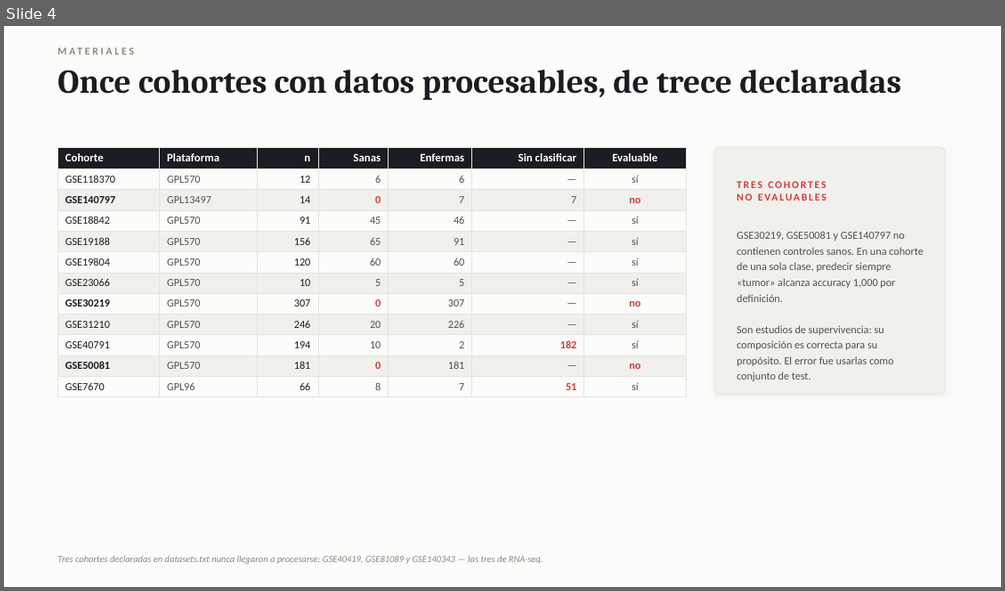
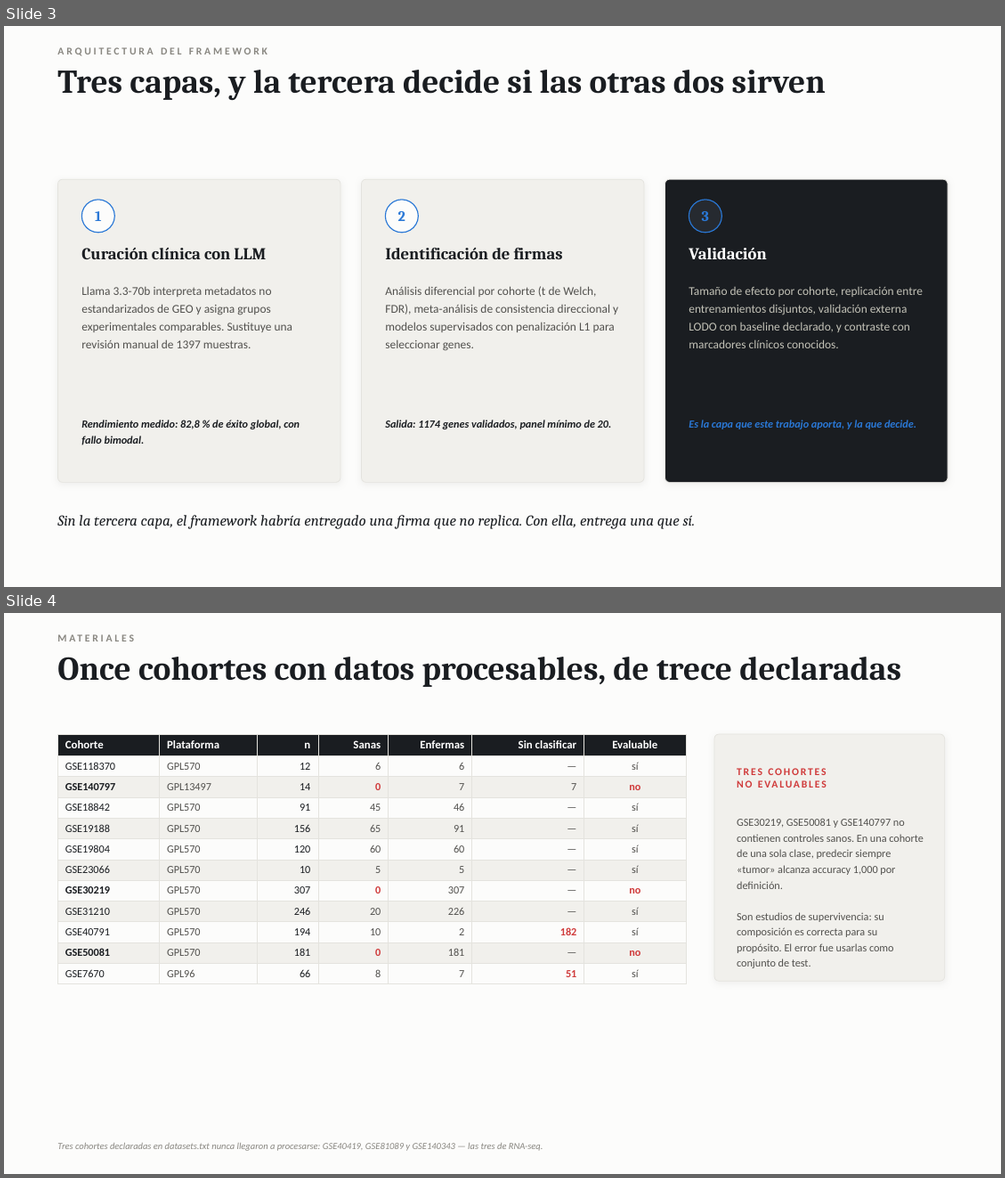
Before and after one commit to danitapiadiez-gif/TFM-Bioinformatica, a slide deck: DEFENSA_TFM.pptx. Shown one above the other, each under a label of ours: slide 4 before the commit, slides 3 and 4 after it. The pictures are 1005x591 and 1005x1178 pixels, drawn with LibreOffice and Linux fonts; fonts in the diff are those of the drawing. Boxes give left, top, right and bottom in pixels: in the first picture for what was removed or moved away, otherwise in the second. Text is boxed around its words. In the diff, an @@ line names an element or a change of style, - is before the commit and + after.

```diff
--- a/DEFENSA_TFM.pptx
+++ b/DEFENSA_TFM.pptx
@@ slide 3 added at [4,26,1001,587], background #FCFCFB @@
@@ text added at [57,47,267,56], 10 pt, text #898781, bold @@
+ARQUITECTURA DEL FRAMEWORK
@@ text added at [57,70,825,101], 32 pt, text #1A1D21, bold @@
+Tres capas, y la tercera decide si las otras dos sirven
@@ rounded rectangle added at [57,179,340,483], fill #F1F0EC, outline #E4E3DE 0.6 pt @@
@@ rounded rectangle added at [362,179,644,483], fill #F1F0EC, outline #E4E3DE 0.6 pt @@
@@ rounded rectangle added at [665,179,947,483], fill #1A1D21, outline #E4E3DE 0.6 pt @@
@@ ellipse added at [81,200,114,232], fill #FCFCFB, outline #2A78D6 1 pt @@
@@ text added at [95,211,101,221], 14 pt, text #2A78D6, bold @@
+1
@@ ellipse added at [386,200,418,232], fill #FCFCFB, outline #2A78D6 1 pt @@
@@ text added at [398,211,405,221], 14 pt, text #2A78D6, bold @@
+2
@@ ellipse added at [689,200,722,232], fill #262A30, outline #2A78D6 1 pt @@
@@ text added at [702,211,709,221], 14 pt, text #2A78D6, bold @@
+3
@@ text added at [81,248,266,259], 16 pt, text #1A1D21, bold @@
+Curación clínica con LLM
@@ text added at [385,248,563,259], 16 pt, text #1A1D21, bold @@
+Identificación de firmas
@@ text added at [688,248,766,259], 16 pt, text #FFFFFF, bold @@
+Validación
@@ text added at [81,286,293,348], 11.5 pt, text #52514E @@
+Llama 3.3-70b interpreta metadatos no estandarizados de GEO y asigna grupos experimentales comparables. Sustituye una revisión manual de 1397 muestras.
@@ text added at [385,286,618,351], 11.5 pt, text #52514E @@
+Análisis diferencial por cohorte (t de Welch, FDR), meta-análisis de consistencia direccional y modelos supervisados con penalización L1 para seleccionar genes.
@@ text added at [688,286,922,348], 11.5 pt, text #C3C2B7 @@
+Tamaño de efecto por cohorte, replicación entre entrenamientos disjuntos, validación externa LODO con baseline declarado, y contraste con marcadores clínicos conocidos.
@@ text added at [81,419,299,445], 10.5 pt, text #1A1D21, bold, italic @@
+Rendimiento medido: 82,8 % de éxito global, con fallo bimodal.
@@ text added at [385,419,612,429], 10.5 pt, text #1A1D21, bold, italic @@
+Salida: 1174 genes validados, panel mínimo de 20.
@@ text added at [688,419,916,429], 10.5 pt, text #2A78D6, bold, italic @@
+Es la capa que este trabajo aporta, y la que decide.
@@ text added at [57,515,696,529], 14.5 pt, text #1A1D21, italic @@
+Sin la tercera capa, el framework habría entregado una firma que no replica. Con ella, entrega una que sí.
```
Also in this commit, not shown: 2 slides changed, 2 other slides added, 2 slides removed, 15 other files.
